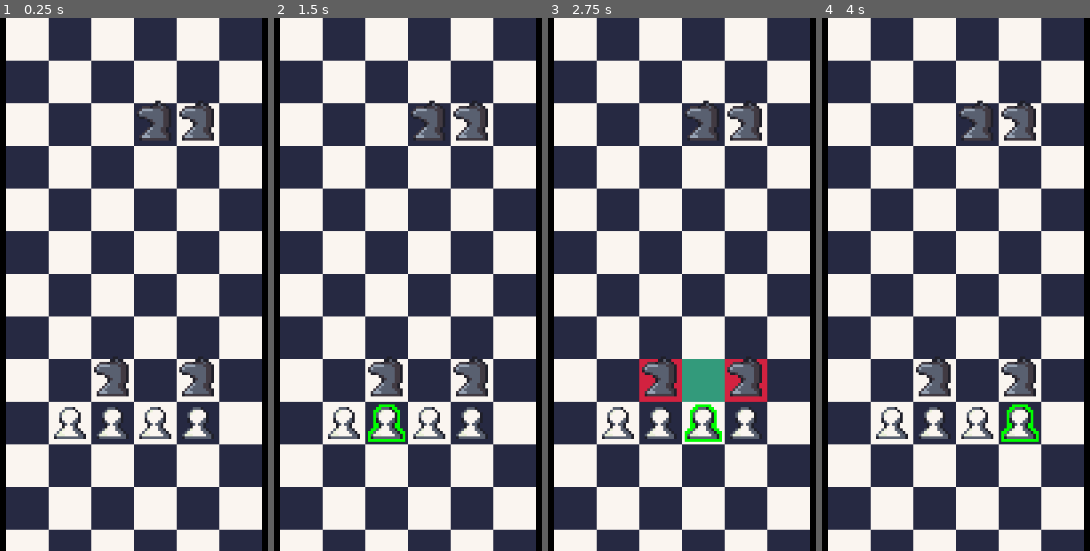
Above: before the commit, frames 1-4 (left to right).
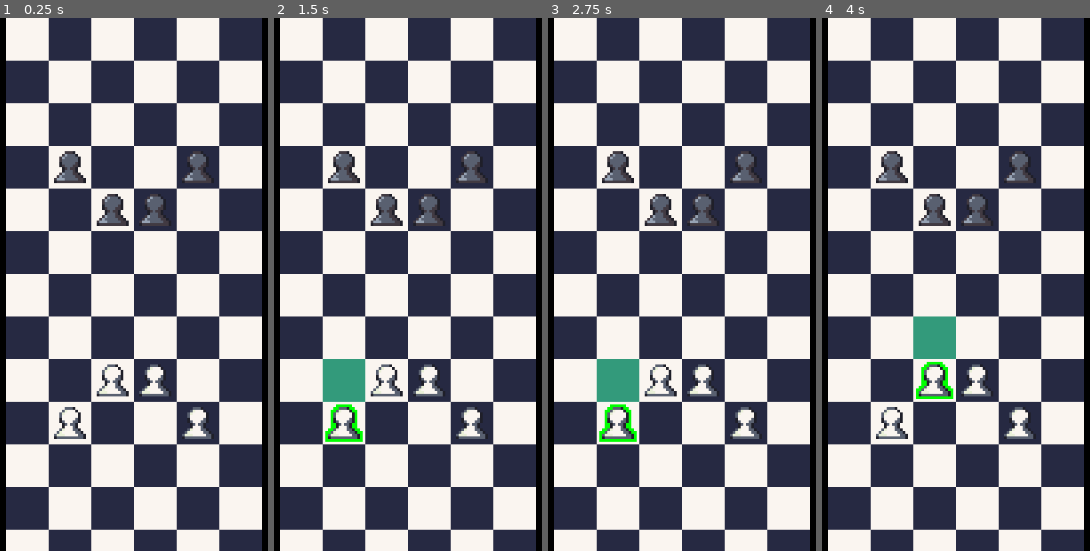
Above: after the commit, the same moments.

Repository: AlexJeffreyGreen/gmtk2025
Game: Godot game, scene res://scenes/board/board.tscn
Two runs of this game, one before a commit and one after it. Both use one fixed random seed, a clock stepped at 60 frames per second and the inputs below. The project has no main scene, so this scene is started directly.
Inputs (mouse positions are in pixels of both pictures, inside the frame that each line leads up to):
- Up to frame 1 (0.25 s): no input
- Up to frame 2 (1.5 s): tap Enter at 0.5 s; move the mouse to (343, 423) at 0.52 s; tap Space (advance_row) at 0.6, 1.25 s; click (343, 423) at 0.8 s; move the mouse to (386, 423) at 1.27 s; click (386, 423) at 1.35 s
- Up to frame 3 (2.75 s): tap Space (advance_row) at 1.55, 2.1 s; tap Enter at 2 s; move the mouse to (703, 423) at 2.02 s; click (703, 423) at 2.3 s
- Up to frame 4 (4 s): tap Space (advance_row) at 2.75, 3.05, 3.6 s; move the mouse to (1020, 423) at 2.77 s; click (1020, 423) at 2.85 s; tap Enter at 3.5 s; move the mouse to (934, 380) at 3.52 s; click (934, 380) at 3.8 s

The runs differ from the first frame. In frame 1, 5.8% of the frame differs, in the area x 20-80%, y 15-79%; in frame 2, 7.8%; in frame 3, 9.7%, in the area x 17-83%, y 15-80%; in frame 4, 7.6%.

Commit message:
Initial test and redaction of juice
Testing out tweening animations between pieces and board logic. Turned it off for now.

Diff:
--- a/scenes/pieces/chess_piece.tscn
+++ b/scenes/pieces/chess_piece.tscn
@@ -35,6 +35,17 @@
 [node name="CollisionShape2D" type="CollisionShape2D" parent="."]
 shape = SubResource("RectangleShape2D_3k87t")
 
+[node name="VisibleOnScreenNotifier2D" type="VisibleOnScreenNotifier2D" parent="."]
+position = Vector2(4.17233e-07, 9.875)
+scale = Vector2(0.8, 0.1875)
+
+[node name="TopVisibleOnScreenNotifier" type="VisibleOnScreenNotifier2D" parent="."]
+position = Vector2(2, -28)
+rect = Rect2(-10, -10, 16, 16)
+
 [connection signal="input_event" from="." to="." method="_on_input_event"]
 [connection signal="mouse_entered" from="." to="." method="_on_mouse_entered"]
 [connection signal="mouse_exited" from="." to="." method="_on_mouse_exited"]
+[connection signal="screen_entered" from="VisibleOnScreenNotifier2D" to="." method="_on_visible_on_screen_notifier_2d_screen_entered"]
+[connection signal="screen_exited" from="VisibleOnScreenNotifier2D" to="." method="_on_visible_on_screen_notifier_2d_screen_exited"]
+[connection signal="screen_exited" from="TopVisibleOnScreenNotifier" to="." method="_on_top_visible_on_screen_notifier_screen_exited"]
--- a/scripts/board/cpu_player.gd
+++ b/scripts/board/cpu_player.gd
@@ -10,15 +10,27 @@
 	PossibleMove.MOVE_TYPE.CHECK_UNDER_THREAT: 0
 }
 
+signal cpu_turn_ended
+
+var move_timer : Timer
+#var cpu_wait_for_board_move_timer : Timer
 
 
 func _ready() -> void:
 	BoardManager.cpu_turn_started.connect(_on_cpu_turn_started.bind())
+	move_timer = Timer.new()
+	move_timer.one_shot = true
+	move_timer.autostart = false
+	move_timer.wait_time = 1
+	move_timer.timeout.connect(delay_cpu_move.bind())
+	add_child(move_timer)
 
-func _on_cpu_turn_started() -> void:
+
+func delay_cpu_move() -> void:
 	var all_possible_moves = BoardManager.get_all_possible_moves_for_cpu() as Array[PossibleMove]
 	if all_possible_moves.is_empty():
 		print("No more moves to make.")
+		cpu_turn_ended.emit()
 		return
 
 	var grouped_moves : Dictionary = {}
@@ -43,4 +55,13 @@
 		best_move = all_possible_moves.pick_random()
 
 	BoardManager.move_piece_to_valid_coord(best_move.coordinates_of_move, best_move.piece)
-	BoardManager.player_turn_started.emit()
+	cpu_turn_ended.emit()
+
+func _on_cpu_turn_started() -> void:
+	#if BoardManager.tweens_active > 0:
+	#	BoardManager.board_movement_finished.connect(_start_move_timer.bind(), CONNECT_ONE_SHOT)
+	#else:
+	_start_move_timer()
+
+func _start_move_timer() -> void:
+	move_timer.start()
--- a/scripts/board/mainboard.gd
+++ b/scripts/board/mainboard.gd
@@ -38,7 +38,7 @@
 	BoardManager.main_board_tile_map = self
 	position.x = get_viewport_rect().size.x / 2 - 192
 	redraw_board()
-	redraw_pieces()
+	redraw_pieces(.2)
 	#BoardManager.cpu_turn_started.emit()
 	#initialize_and_respawn()
 
@@ -107,7 +107,8 @@
 		board.set_cell(coord, 0, tile_type, 0)
 		#set_tile_coord_debug_text(coord)
 
-func redraw_pieces() -> void:
+func redraw_pieces(piece_delay : float = .05) -> void:
+	var ACC = 1
 	for piece_key in BoardManager.pieces as Dictionary[Vector2i, ChessPiece]:
 		var chess_piece = BoardManager.pieces[piece_key]
 		var chess_position = piece_key
@@ -117,7 +118,10 @@
 		#global_pos.y -= 20
 		if board.get_cell_tile_data(chess_position):
 			chess_piece.global_position = global_pos
+			#var tween_animation = create_tween()
+			#tween_animation.tween_property(chess_piece, "global_position", global_pos, 0.3).set_ease(Tween.EASE_IN_OUT).set_trans(Tween.TRANS_CUBIC).set_delay(ACC * piece_delay)
 			chess_piece.piece_sprite.position.y = - 2
+		ACC += 1
 
 func _get_tile_color_for_cell(coord: Vector2i) -> Vector2i:
 	var flip = coord.y % 2 == 0
--- /dev/null
+++ b/scripts/board/piece_spawner.gd
@@ -0,0 +1 @@
+class_name PieceSpawner extends Node
--- a/scripts/globals/board_manager.gd
+++ b/scripts/globals/board_manager.gd
@@ -17,10 +17,16 @@
 var cpu : CpuPlayer
 var board_width : int = 6
 var board_height : int = 20
-var player_initial_spawn_points : Array[Vector2i] = [Vector2i(1,9), Vector2i(2, 9), Vector2i(3, 9), Vector2i(4,9)]
-var enemy_initial_spawn_points : Array[Vector2i] = [Vector2i(2,8), Vector2i(4, 8), Vector2i(3,2), Vector2i(4,2)]
+var player_initial_spawn_points : Array[Vector2i] = [Vector2i(1,9), Vector2i(2, 8), Vector2i(3, 8), Vector2i(4,9)]
+var enemy_initial_spawn_points : Array[Vector2i] = [Vector2i(1,3), Vector2i(2, 4), Vector2i(3,4), Vector2i(4,3)]
 var valid_movement_moves : Array[Vector2i]
 var valid_attacking_moves : Array[Vector2i]
+var rows_advanced : int = 0
+var advance_row_timer : Timer
+var piece_deletion_timer : Timer
+var pieces_are_moveable : bool = true
+var piece_to_delete : ChessPiece
+
 
 enum CURRENT_TURN {
 	PLAYER,
@@ -30,8 +36,10 @@
 var current_turn : CURRENT_TURN
 
 signal selected_piece_set(piece_selected)
+signal piece_removed
 signal cpu_turn_started
-signal player_turn_started
+signal board_movement_finished
+#signal player_turn_started
 
 
 func _ready() -> void:
@@ -41,6 +49,20 @@
 	build_enemy_pieces()
 	cpu = preload("res://scripts/board/cpu_player.gd").new()
 	add_child(cpu)
+	cpu.cpu_turn_ended.connect(GameManager.evaluate_game_state.bind())
+	piece_removed.connect(GameManager.evaluate_game_state.bind())
+
+	advance_row_timer = Timer.new()
+	advance_row_timer.one_shot = true
+	advance_row_timer.wait_time = 1
+	advance_row_timer.timeout.connect(advance_row_timeout.bind())
+	add_child(advance_row_timer)
+
+	piece_deletion_timer = Timer.new()
+	piece_deletion_timer.one_shot = true
+	piece_deletion_timer.wait_time = .25
+	piece_deletion_timer.timeout.connect(delay_piece_deletion_timeout.bind())
+	add_child(piece_deletion_timer)
 
 
 func build_player_pieces() -> void:
@@ -48,6 +70,8 @@
 		var new_chess_piece = chess_piece.instantiate() as ChessPiece
 		new_chess_piece.current_position = spawn_position
 		new_chess_piece.piece_data = chess_piece_data
+		new_chess_piece.chess_piece_fell_offscreen.connect(remove_piece_at.bind())
+		new_chess_piece.chess_piece_advances_offscreen.connect(piece_advances_at.bind())
 		pieces.set(spawn_position, new_chess_piece)
 		add_child(new_chess_piece)
 
@@ -55,8 +79,9 @@
 	for spawn_position in enemy_initial_spawn_points as Array[Vector2i]:
 		var new_chess_piece = chess_piece.instantiate() as ChessPiece
 		new_chess_piece.current_position = spawn_position
-		new_chess_piece.piece_data = chess_enemy_knight_data
+		new_chess_piece.piece_data = chess_enemy_piece_data
 		new_chess_piece.is_enemy = true
+		new_chess_piece.chess_piece_fell_offscreen.connect(remove_piece_at.bind())
 		pieces.set(spawn_position, new_chess_piece)
 		add_child(new_chess_piece)
 
@@ -158,34 +183,21 @@
 func move_piece_to_valid_coord(selected_coord : Vector2i, chess_piece : ChessPiece) -> void:
 	var current_piece_coord = chess_piece.current_position
 
-	# Don't allow moving to the same square
 	if selected_coord == current_piece_coord:
 		return
 
-	# Handle attack if enemy present
 	if pieces.has(selected_coord):
 		var target_piece = pieces[selected_coord]
 		if target_piece.is_enemy:
 			score(target_piece.piece_data.score_value)
-		#else:
-			#clear_current_selection()
-		#	return
 		remove_piece_at(selected_coord)
 
-	# Move piece to new position
 	pieces[selected_coord] = pieces[current_piece_coord]
 	pieces.erase(current_piece_coord)
 	chess_piece.current_position = selected_coord
 
-	#main_board_tile_map.re
 	main_board_tile_map.redraw_pieces()
-	# Reposition the visual representation
-	#var local_pos = main_board_tile_map.board.map_to_local(selected_coord)
-	#var global_pos = main_board_tile_map.board.to_global(local_pos)
-	#global_pos.y -= 20  # adjust sprite Y if needed
-#
-	#if main_board_tile_map.board.get_cell_tile_data(selected_coord):
-		#current_selected_piece.global_position = global_pos
+
 	if current_selected_piece:
 		clear_current_selection()
 	main_board_tile_map.redraw_board()
@@ -201,12 +213,39 @@
 	valid_movement_moves.clear()
 
 func remove_piece_at(coord: Vector2i) -> void:
+	var removed = false
+	var is_enemy_piece_removed = false
 	if pieces.has(coord):
 		var piece = pieces[coord]
 		if piece:
-			piece.queue_free()
+			removed = true
+			if piece.is_enemy:
+				is_enemy_piece_removed = true
+			piece_to_delete = piece
+			piece_deletion_timer.start()
+			#piece.queue_free()
+
 		pieces.erase(coord)
-
+		piece_removed.emit()
+	if removed:
+		if current_selected_piece != null:
+			clear_current_selection()
+		if is_enemy_piece_removed:
+			pieces_are_moveable = false
+			advance_row_timer.start()
+
+func delay_piece_deletion_timeout() -> void:
+	piece_to_delete.queue_free()
+	piece_to_delete = null
+
+func piece_advances_at(coord: Vector2i) -> void:
+	#if pieces.has(coord):
+	advance_row_timer.start()
+	pieces_are_moveable = false
+
+func advance_row_timeout() -> void:
+	advance_board_by_x_rows()
+	pieces_are_moveable = true
 
 func score(score_val : int) -> void:
 	print("scored: " , score_val)
@@ -215,7 +254,7 @@
 	if current_selected_piece:
 		if Input.is_action_just_pressed("select_piece"):
 			var position_at_mouse = get_tile_at_mouse_position()
-			print("Position at Moue ", position_at_mouse)
+			print("Position at Mouse ", position_at_mouse)
 			if valid_movement_moves.has(position_at_mouse) or valid_attacking_moves.has(position_at_mouse):
 				move_piece_to_valid_coord(position_at_mouse, current_selected_piece)
 				cpu_turn_started.emit()
@@ -223,16 +262,58 @@
 			if piece_at_mouse != null and current_selected_piece and piece_at_mouse != current_selected_piece and !piece_at_mouse.is_enemy:
 				clear_current_selection()
 				set_selected_piece(piece_at_mouse)
-
-			#if select_player_piece_at_mouse() != current_selected_piece and select_player_piece_at_mouse().is_e
 	else:
 		if Input.is_action_just_pressed("select_piece"):
 			var tmp_current_piece_at_mouse = select_player_piece_at_mouse()
-			if tmp_current_piece_at_mouse:
+			if tmp_current_piece_at_mouse && pieces_are_moveable:
+				#can_select_piece = false
 				set_selected_piece(tmp_current_piece_at_mouse)
 
-	if Input.is_action_just_pressed("advance_row"):
-		pass
+
+var tweens_active = 0
+
+
+
+func advance_board_by_x_rows(y: int = 1) -> void:
+	var new_pieces : Dictionary = {}
+	var tweens_active = 0
+
+	for pos in pieces.keys():
+		var piece: ChessPiece = pieces[pos]
+		var new_pos = pos + Vector2i(0, y)
+
+		if is_within_board(new_pos):
+			tweens_active += 1
+			# Animate to the new global position
+			var world_target_pos = main_board_tile_map.board.to_global(
+				main_board_tile_map.board.map_to_local(new_pos)
+			)
+			var tween = get_tree().create_tween()
+			tween.tween_property(piece, "global_position", world_target_pos, 0.3).set_trans(Tween.TRANS_SINE).set_ease(Tween.EASE_IN_OUT)
+
+			# Delay logical update until after tween finishes
+			tween.finished.connect(func():
+				piece.current_position = new_pos
+				new_pieces[new_pos] = piece
+				tweens_active -= 1
+				if tweens_active == 0:
+					pieces = new_pieces
+					board_movement_finished.emit()
+			)
+		else:
+			# Handle any pieces that fall off the board
+			piece.queue_free()
+
+	# Handle empty tween case
+	if tweens_active == 0:
+		board_movement_finished.emit()
+
+
+
+func _on_piece_tween_complete() -> void:
+	tweens_active -= 1
+	if tweens_active == 0:
+		board_movement_finished.emit()
 
 
 func select_player_piece_at_mouse() -> ChessPiece:
@@ -245,10 +326,11 @@
 
 
 func get_tile_at_mouse_position() -> Vector2i:
-	var mouse_screen_pos = get_viewport().get_mouse_position()
-	var mouse_local_pos = main_board_tile_map.board.to_local(mouse_screen_pos)
-	var tile_coords_at_mouse = main_board_tile_map.board.local_to_map(mouse_local_pos)
-	return tile_coords_at_mouse
+	var global_mouse_pos = main_board_tile_map.board.get_global_mouse_position()
+	var local_mouse_pos = main_board_tile_map.board.to_local(global_mouse_pos)
+	var tile_coords = main_board_tile_map.board.local_to_map(local_mouse_pos)
+	tile_coords.y -= rows_advanced
+	return tile_coords
 
 func get_all_possible_moves_for_cpu() -> Array[PossibleMove]:
 	var all_possible_moves : Array[PossibleMove]
--- a/scripts/globals/game_manager.gd
+++ b/scripts/globals/game_manager.gd
@@ -7,7 +7,9 @@
 var main_board_tile_map : MainBoard
 
 func _ready() -> void:
-	BoardManager.player_turn_started.connect(evaluate_game_state.bind())
+	pass
+	#pass
+	#BoardManager.player_turn_started.connect(evaluate_game_state.bind())
 
 func evaluate_game_state() -> void:
 	var at_least_one_move_is_available : bool
--- a/scripts/pieces/chesspiece.gd
+++ b/scripts/pieces/chesspiece.gd
@@ -2,6 +2,8 @@
 
 signal selected_piece(current_piece)
 signal deselected_piece
+signal chess_piece_fell_offscreen(current_position)
+signal chess_piece_advances_offscreen(current_position)
 
 @export var piece_data : PieceData
 @onready var piece_sprite : Sprite2D = $"PieceSprite"
@@ -19,11 +21,7 @@
 func _ready() -> void:
 	_build_piece_from_data()
 	_build_shader()
-	#BoardManager.selected_piece_set.connect(selected_piece_set.bind())
-	#set_selected_shader_value(0, 0.0)
-	#elected_piece.connect(BoardManager.set_selected_piece.bind())
-	#deselected_piece.connect(GameManager.deselect_piece.bind())
-	#piece_sprite.material.
+	global_position = Vector2(get_viewport_rect().size.x / 2, -50)
 
 func _build_shader() -> void:
 	var base_texture = piece_sprite.texture
@@ -82,3 +80,18 @@
 		##print("deselected piece")
 		#deselected_piece.emit()
 		#set_selected_shader_value(0, Color.WHITE)
+
+
+func _on_visible_on_screen_notifier_2d_screen_entered() -> void:
+	pass # Replace with function body.
+
+
+func _on_visible_on_screen_notifier_2d_screen_exited() -> void:
+	print("off screen")
+	chess_piece_fell_offscreen.emit(current_position)
+
+
+func _on_top_visible_on_screen_notifier_screen_exited() -> void:
+	print("advancing off screen")
+	chess_piece_advances_offscreen.emit(current_position)
+	#pass # Replace with function body.
Not shown, added: scripts/board/piece_spawner.gd.uid
